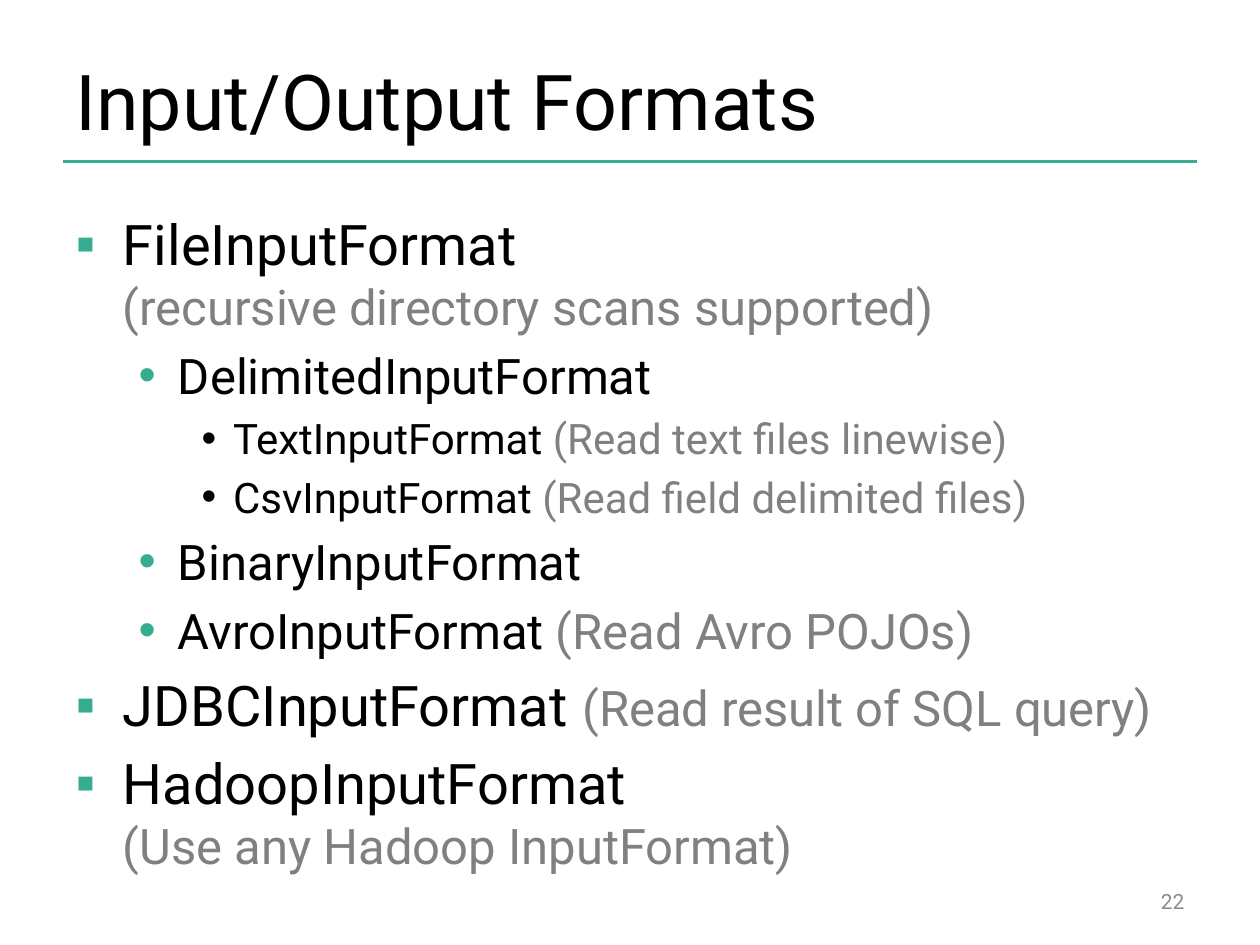
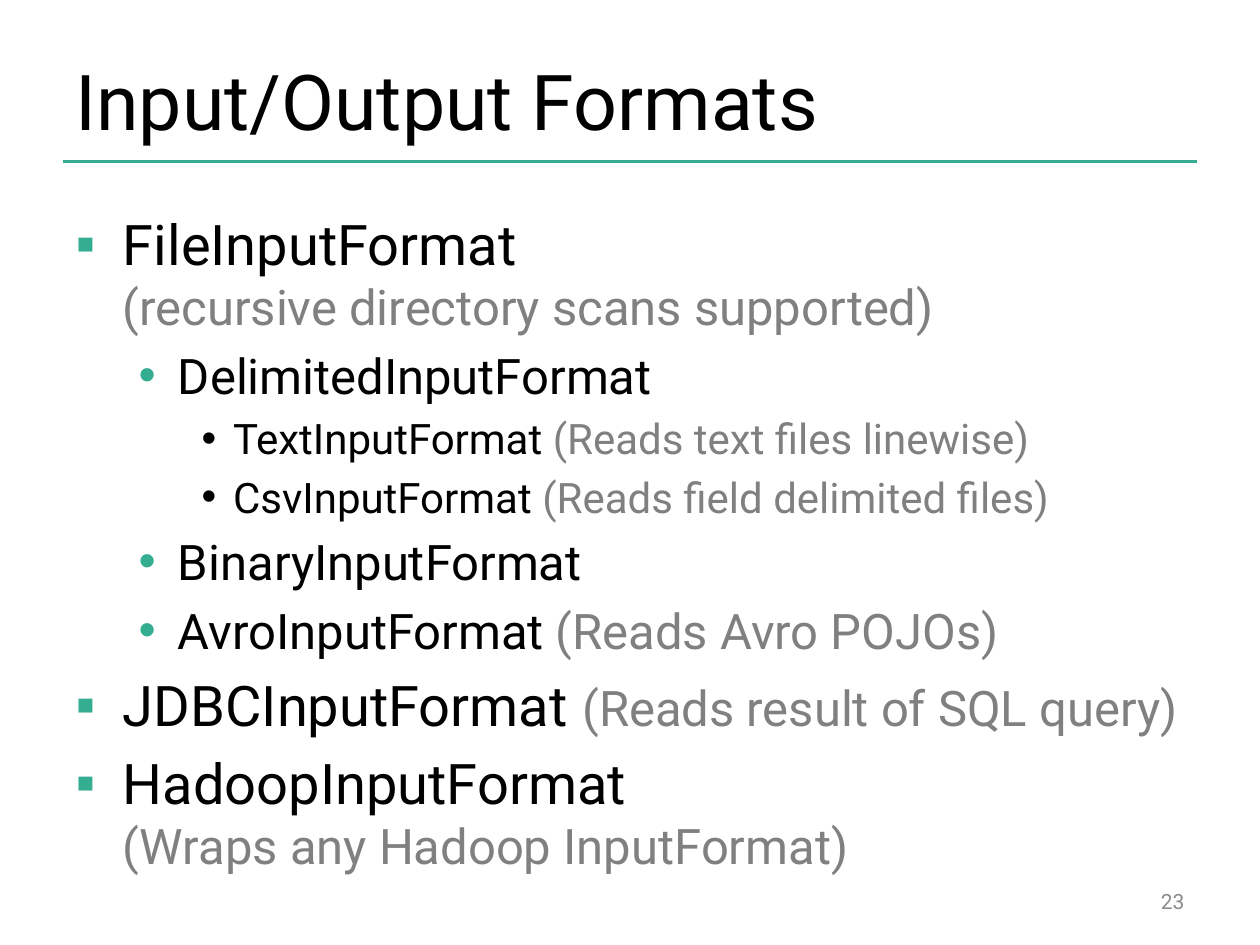
Before and after one commit to dataArtisans/flink-training-web, a slide deck: slide 23 of slides/flink_batch_advanced.pptx (slide 22 before the commit). Drawn at 1260x945 pixels with LibreOffice and Linux fonts; fonts in the diff are those of the drawing; background and template pictures are left out. Boxes give left, top, right and bottom in pixels: in the first picture for what was removed or moved away, otherwise in the second. Text is boxed around its words. In the diff, an @@ line names an element or a change of style, - is before the commit and + after.

```diff
--- a/slides/flink_batch_advanced.pptx
+++ b/slides/flink_batch_advanced.pptx
@@ text at bbox=[233, 420, 1049, 522]: text changed @@
-    • TextInputFormat (Read text files linewise)
-    • CsvInputFormat (Read field delimited files)
+    • TextInputFormat (Reads text files linewise)
+    • CsvInputFormat (Reads field delimited files)
@@ text at bbox=[123, 610, 1177, 875]: text changed @@
-  • AvroInputFormat (Read Avro POJOs)
-▪ JDBCInputFormat (Read result of SQL query)
-▪ HadoopInputFormat
-  (Use any Hadoop InputFormat)
+  • AvroInputFormat (Reads Avro POJOs)
+▪ JDBCInputFormat (Reads result of SQL query)
+▪ HadoopInputFormat
+  (Wraps any Hadoop InputFormat)
@@ page number at bbox=[1161, 894, 1185, 909]: text changed @@
-22
+23
```
Also in this commit, not shown: 10 other slides changed, 10 slides added, 7 slides removed.
